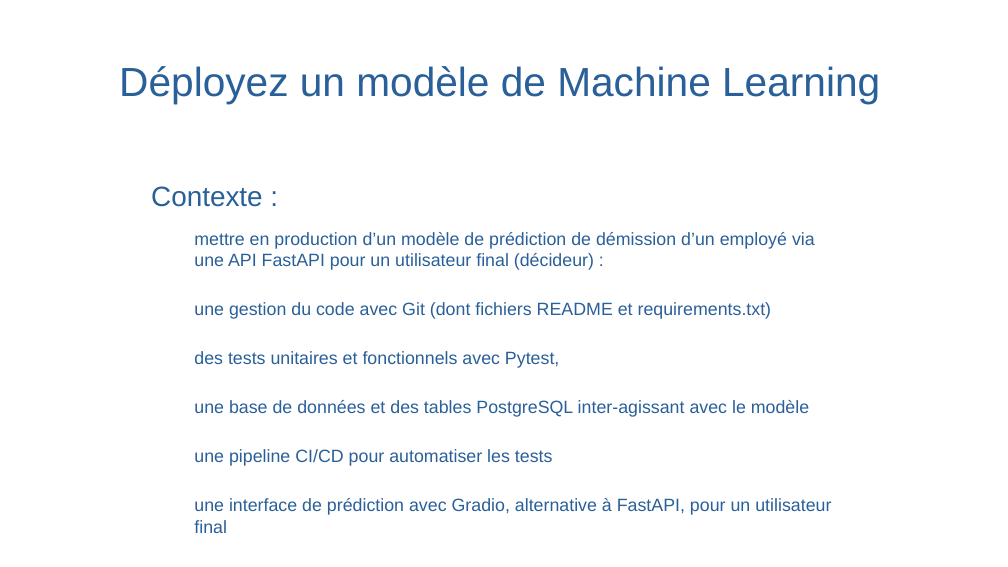
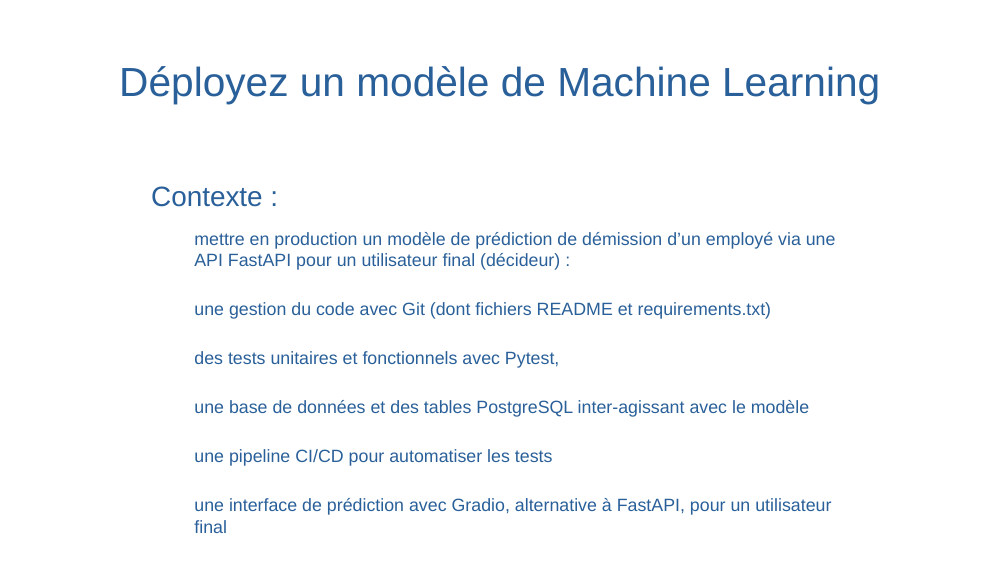
Before and after one commit to christophesallessacareau-boop/Deployez_un_modele_de_ML, a slide deck: slide 2 of Salles_Christophe_5_presentation_122025.odp. Drawn at 1008x567 pixels with LibreOffice and Linux fonts; fonts in the diff are those of the drawing; background and template pictures are left out. Boxes give left, top, right and bottom in pixels: in the first picture for what was removed or moved away, otherwise in the second. Text is boxed around its words. In the diff, an @@ line names an element or a change of style, - is before the commit and + after.

```diff
--- a/Salles_Christophe_5_presentation_122025.odp
+++ b/Salles_Christophe_5_presentation_122025.odp
@@ text at <box>194,232,836,270</box>: text changed @@
-  − mettre en production d’un modèle de prédiction de démission d’un employé via une API FastAPI pour un utilisateur final (décideur) :
+  − mettre en production un modèle de prédiction de démission d’un employé via une API FastAPI pour un utilisateur final (décideur) :
```
Also in this commit, not shown: 3 other slides changed, 5 slides added, 1 slide removed.
